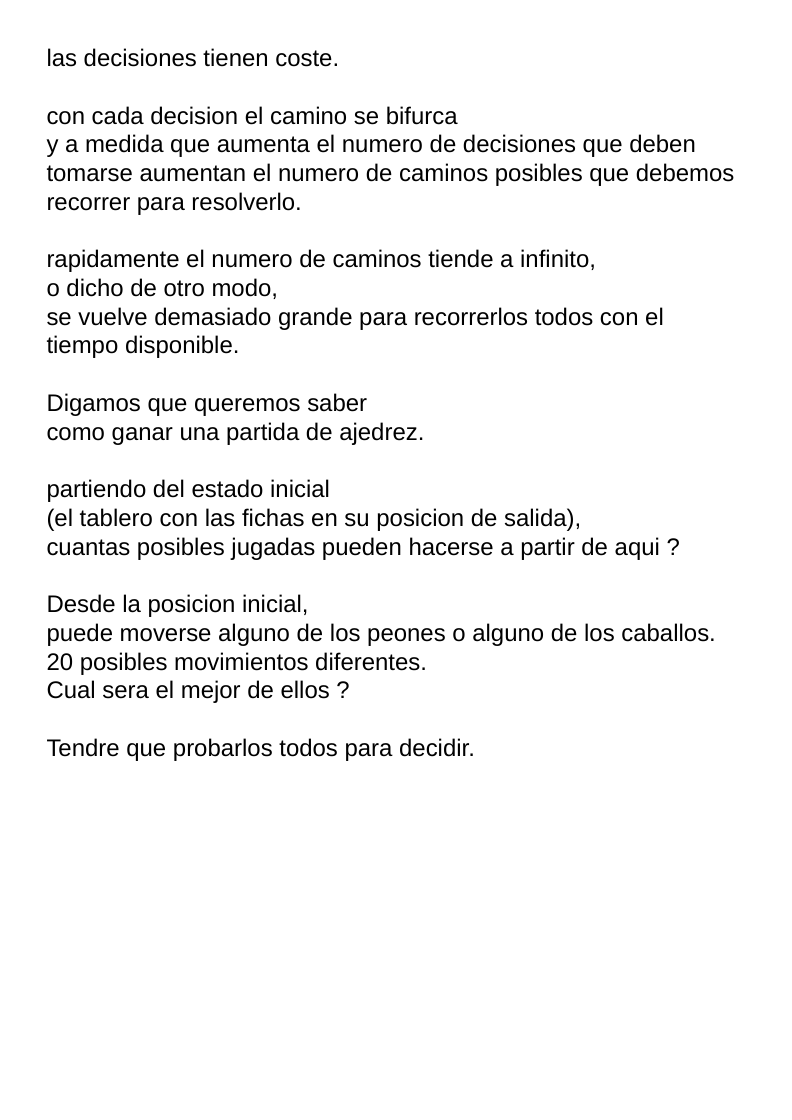
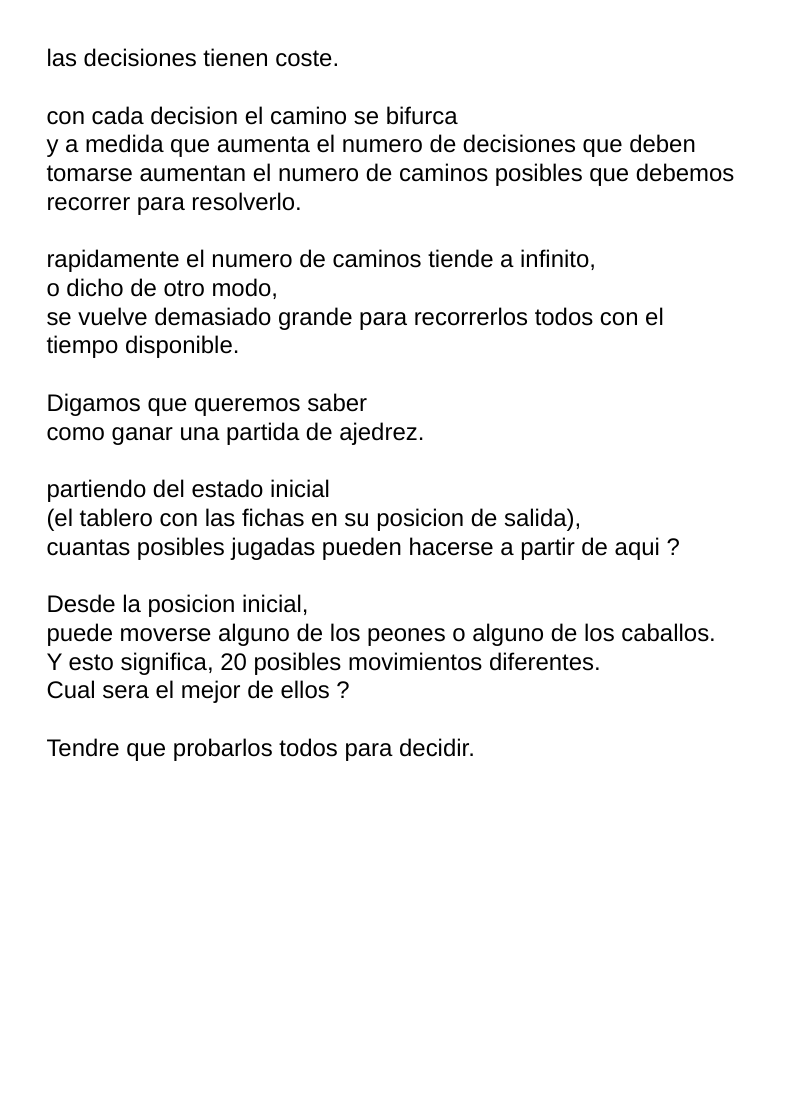
Before and after one commit to fabhrius/La-Cosa, a slide deck: slide 3 of capitulos/Complejidad de un problema/Complejidad de un problema.odp. Drawn at 792x1120 pixels with LibreOffice and Linux fonts; fonts in the diff are those of the drawing. Boxes give left, top, right and bottom in pixels: in the first picture for what was removed or moved away, otherwise in the second. Text is boxed around its words. In the diff, an @@ line names an element or a change of style, - is before the commit and + after.

```diff
--- a/capitulos/Complejidad de un problema/Complejidad de un problema.odp
+++ b/capitulos/Complejidad de un problema/Complejidad de un problema.odp
@@ text at (47, 652, 601, 675): text changed @@
-20 posibles movimientos diferentes.
+Y esto significa, 20 posibles movimientos diferentes.
```
Also in this commit, not shown: 3 other files.
